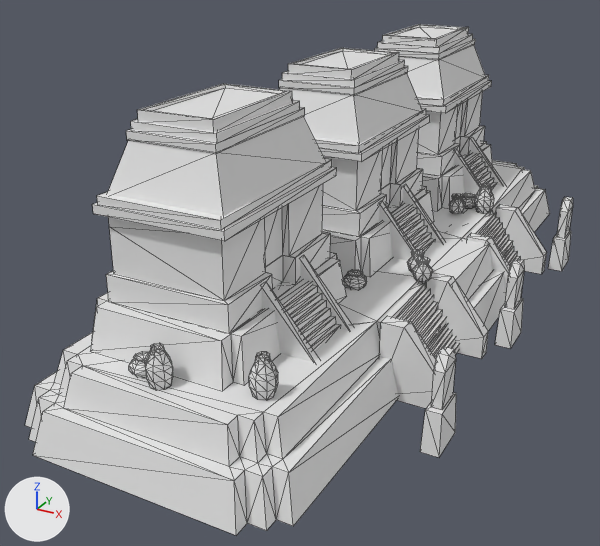
What one commit did to the COLLADA model art/meshes/structural/maya_protoclassic/piramide_tri_1.dae.
Before and after are seen from a 50 mm lens placed at (14.3, -33.4, 16.7), pointed at (-2.6, -2.8, 1.3). The lights are fixed; the arrows at lower left show +X, +Y and +Z. Mesh edges are drawn as thin lines. Where no turn or scale is listed for an object, it has been applied to the vertices.

Objects in the first picture: 'tria_1'.
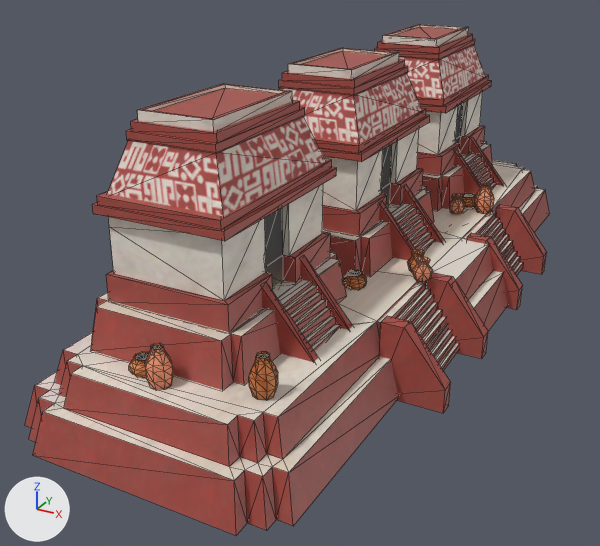
The newer file is also rescaled (x1.082) as a whole; pictures and numbers use the older file's frame.

Location of each change, (x1, y1, x2, y2) in pixels of the pictures (600 x 546 px):
```json
{"object": "tria_1", "change": "reshaped", "before": [25, 24, 573, 535], "after": [25, 24, 550, 535]}
{"part": 1, "of": "me_cubo_715", "change": "deleted", "before": [420, 197, 573, 457]}
{"part": 2, "of": "me_cubo_715", "change": "surface changed", "before": [25, 142, 550, 535], "after": [25, 142, 550, 535], "on screen": "grey to brown"}
{"part": 3, "of": "me_cubo_715", "change": "recoloured", "before": [35, 24, 545, 480], "after": [35, 24, 545, 480]}
```

Scene script edits in JSON lines:
```json
{"op": "add", "block": "img_maya_protoclassic_struct_png", "code": ["img_maya_protoclassic_struct_png = load_image('maya_protoclassic_struct.png', '../../../textures/skins/structural/maya_protoclassic_struct.png', 2048, 1024, 'sRGB')"]}
{"op": "add", "block": "mat_material_001", "code": ["mat_material_001 = principled_material('Material_001')", "mat_material_001.texture = img_maya_protoclassic_struct_png"]}
{"block": "me_cubo_715", "where": "# used by ob_tria_1; location = (0.0, 0.0, 0.0)"}
{"op": "remove", "block": "me_cubo_715", "code": "me_cubo_715.from_pydata(...)  # 1646 vertices, 2654 faces; spans x -7.5..6.9, y -17.1..17.6, z -1.0..10.6"}
{"op": "add", "block": "me_cubo_715", "code": "me_cubo_715.from_pydata(...)  # 1586 vertices, 2564 faces; spans x -7.5..6.3, y -17.1..17.6, z -0.7..10.6"}
{"block": "me_cubo_715", "change": "me_cubo_715 part 1: 6 loose pieces with 60 vertices, spanning x 6.2..6.9, y -10.0..10.4, z -1.0..2.8, are deleted"}
{"block": "me_cubo_715", "change": "me_cubo_715 part 2: 259 kept faces spanning x -7.5..6.3, y -17.1..17.6, z -0.7..3.9 get new texture (UV) coordinates"}
{"block": "me_cubo_715", "change": "me_cubo_715 part 3: 2564 faces spanning x -7.5..6.3, y -17.1..17.6, z -0.7..10.6 switch from mat_textura_finais_maia (white #e7e7e7) to mat_material_001 (picture img_maya_protoclassic_struct_png)"}
```
